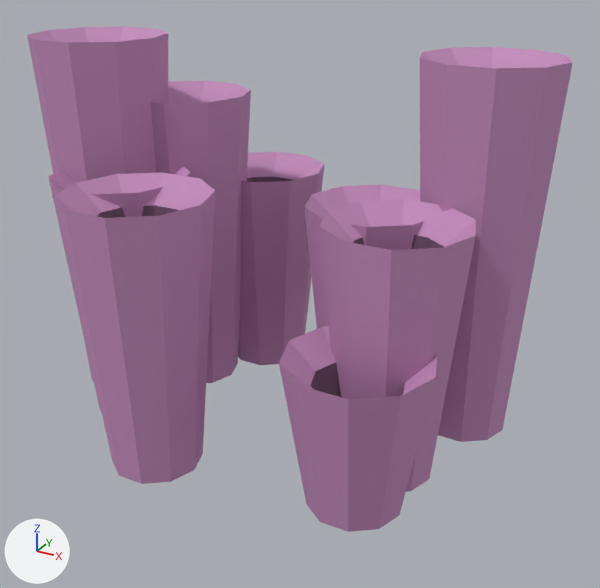
The glTF model assets/generated/sponge.glb as it was, and as the next commit left it.
Camera for both pictures: a camera (50 mm lens) standing at (1.32, -2.23, 1.62) and looking at (0.09, 0.0, 0.5). The lights are fixed; the arrows at lower left show +X, +Y and +Z. The first picture is the older version. Vertices at exactly the same position are counted once.

The scene before the commit, as lines of its bpy script (objects in view):
```python
me_sponge = bpy.data.meshes.new('sponge')
me_sponge.from_pydata(...)  # 360 vertices, 540 faces; spans x -0.89..0.82, y -0.64..0.66, z 0.0..1.3
me_sponge.materials.append(mat_reef)
ob_sponge = bpy.data.objects.new('sponge', me_sponge)
ob_sponge.location = (0.0, 0.0, 0.0)
```
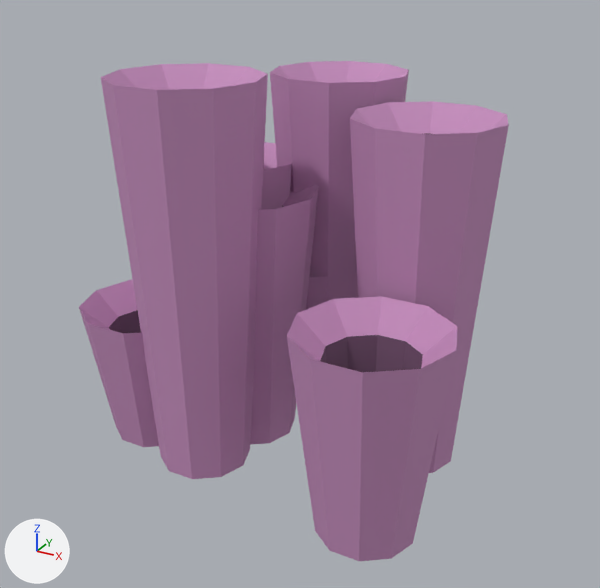
Location of each change, (x1, y1, x2, y2) in pixels of the pictures (600 x 588 px; the box of a moved part takes in the faces that stretch with it):
'sponge', reshaped (21% narrower): before (27, 27, 573, 532); after (79, 61, 509, 561)
part 1 of me_sponge, moved or reshaped (not visible afterwards): before (48, 166, 191, 413)
part 2 of me_sponge, moved or reshaped: before (55, 172, 216, 484); after (250, 170, 319, 445)
part 3 of me_sponge, moved or reshaped: before (238, 152, 324, 365); after (261, 142, 291, 210)
part 4 of me_sponge, moved or reshaped: before (27, 27, 168, 382); after (270, 61, 409, 302)
part 5 of me_sponge, moved or reshaped: before (279, 47, 573, 532); after (79, 63, 509, 479)
part 6 of me_sponge, moved or reshaped: before (168, 81, 250, 104); after (287, 296, 457, 368)
part 7 of me_sponge, moved or reshaped: before (150, 90, 251, 383); after (287, 335, 456, 561)

Edits to the bpy script that builds the scene:
```text
Change me_sponge:
    used by ob_sponge; location = (0.0, 0.0, 0.0)
    remove me_sponge.from_pydata(...)  # 360 vertices, 540 faces; spans x -0.89..0.82, y -0.64..0.66, z 0.0..1.3
    add me_sponge.from_pydata(...)  # 360 vertices, 540 faces; spans x -0.57..0.77, y -0.62..0.49, z 0.0..1.25
    me_sponge part 1: the loose piece of 40 vertices spanning x -0.71..-0.25, y -0.4..0.03, z 0.0..0.88 is scaled about its middle by (1, 1, 1.06), then moved by (0.17, 0.18, 0.02)
    me_sponge part 2: the loose piece of 40 vertices spanning x -0.45..0.01, y -0.64..-0.2, z 0.0..0.92 is scaled about its middle by (1, 1, 0.94), then moved by (0.17, 0.34, -0.03)
    me_sponge part 3: the loose piece of 40 vertices spanning x -0.53..-0.07, y 0.22..0.66, z 0.0..0.79 is scaled about its middle by (1, 1, 1.18), then moved by (0.09, -0.37, 0.07)
    me_sponge part 4: the loose piece of 40 vertices spanning x -0.89..-0.43, y -0.25..0.19, z 0.0..1.3 is scaled about its middle by (1, 1, 0.915), then moved by (0.75, 0.3, -0.05)
    me_sponge part 5: 160 of 360 vertices moved; they spanned x 0.05..0.82, y -0.53..0.52, z 0.0..1.27 and now span x -0.57..0.73, y -0.54..0.49, z 0.0..1.25; mean shift (-0.43, -0.08, 0.0); largest move (0.73, 0.3, 1.19) -> (-0.2, -0.25, 0.39)
    me_sponge part 6: all 20 vertices in x -0.69..-0.23, y -0.05..0.39, z 1.02..1.1 are moved by (1.0, -0.58, -0.45)
    me_sponge part 7: 20 of the vertices in x -0.61..-0.31, y 0.03..0.32, z 0.0..0.05 are moved by (1.0, -0.58, 0.0)
```
